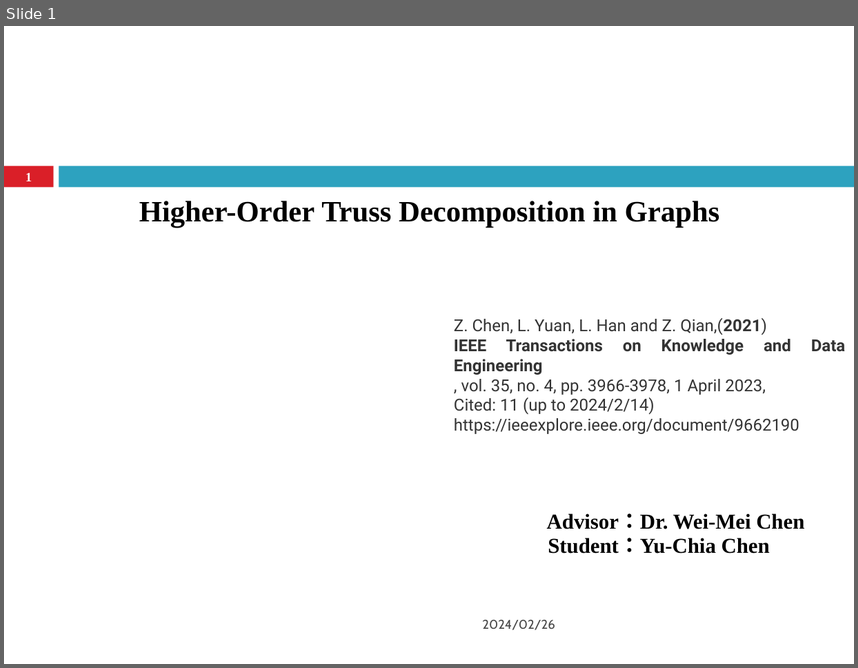
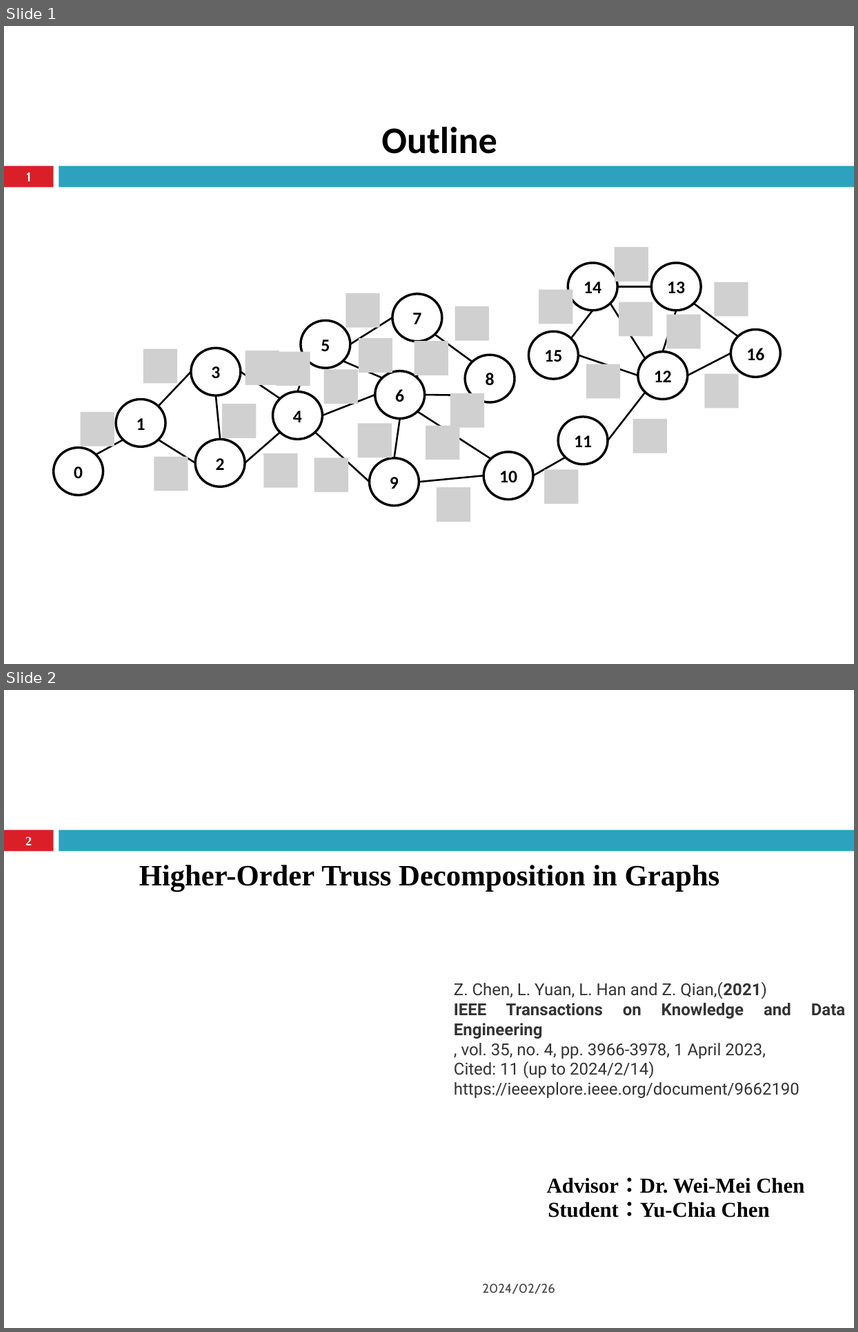
Before and after one commit to xxalenchenxx/algorithm_project, a slide deck: paper/[20240226][陳昱嘉][ppt][Higher-Order_Truss_Decomposition_in_Graphs].pptx. Shown one above the other, each under a label of ours: slide 1 before the commit, slides 1 and 2 after it. The pictures are 858x668 and 858x1332 pixels, drawn with LibreOffice and Linux fonts; fonts in the diff are those of the drawing; grey boxes stand for pictures; background and template pictures are left out. Boxes give left, top, right and bottom in pixels: in the first picture for what was removed or moved away, otherwise in the second. Text is boxed around its words. In the diff, an @@ line names an element or a change of style, - is before the commit and + after.

```diff
--- a/paper/[20240226][陳昱嘉][ppt][Higher-Order_Truss_Decomposition_in_Graphs].pptx
+++ b/paper/[20240226][陳昱嘉][ppt][Higher-Order_Truss_Decomposition_in_Graphs].pptx
@@ slide 1 added at box(4, 26, 854, 664), background #FFFFFF; not listed: 2 template elements that a slide beside it also shows @@
@@ title added at box(381, 127, 497, 154), 31.7 pt, text #000000, bold @@
+Outline
@@ page number added at box(26, 172, 31, 181), 10.8 pt, text #FFFFFF, bold @@
+1
@@ group added at box(53, 247, 780, 521): 26 lines, 26 pictures, 17 ellipses @@
+10
+11
+12
+13
+14
+0
+1
+2
+8
+9
+15
+16
+3
+4
+5
+6
+7
@@ what was slide 1 is now slide 2 @@
@@ page number at box(25, 836, 32, 845): text changed @@
-1
+2
```
Also in this commit, not shown: 1 slide changed, 1 other file.
